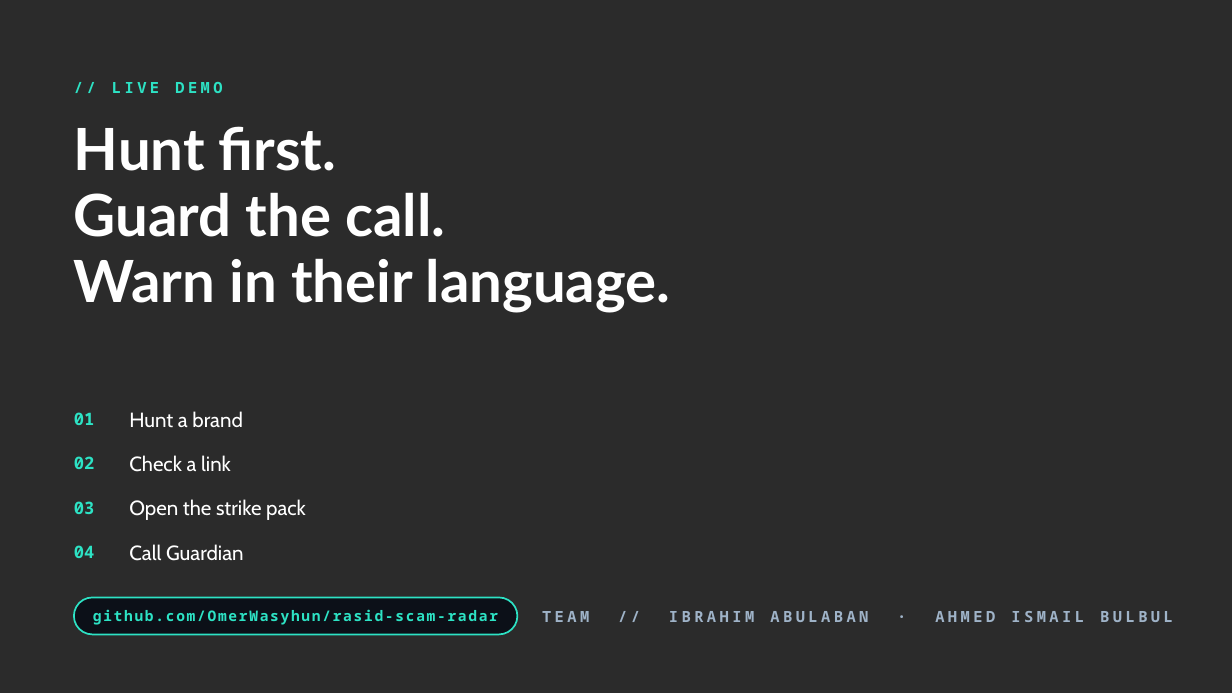
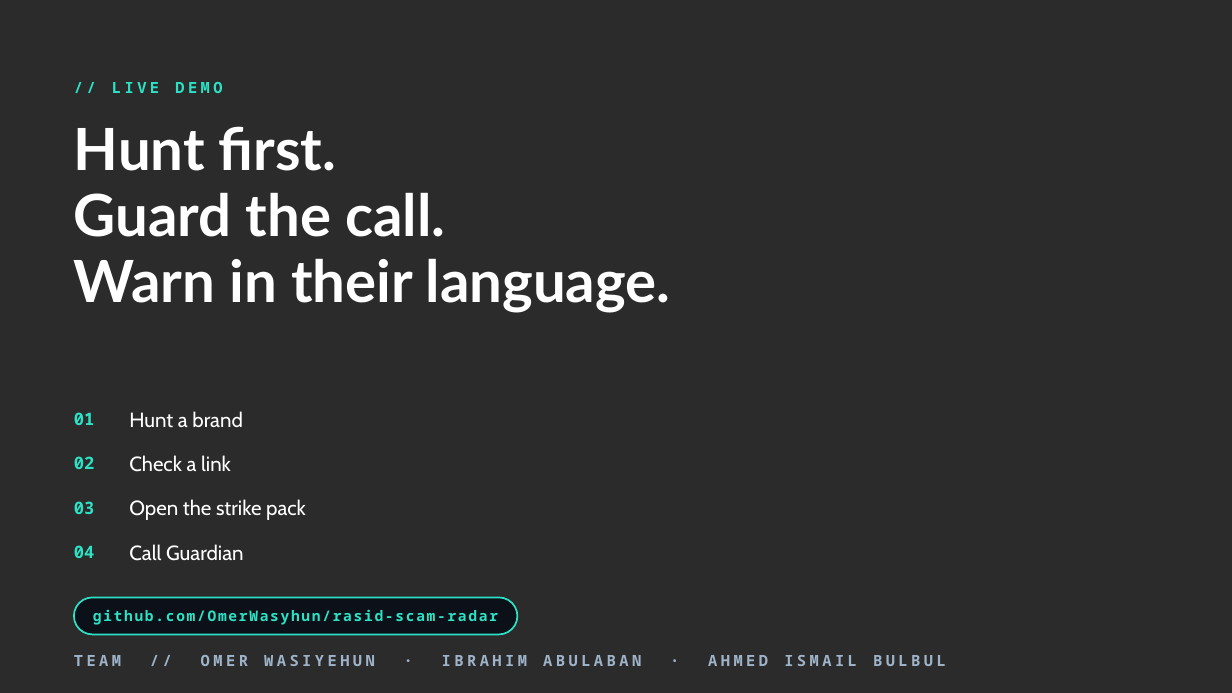
Before and after one commit to OmerWasyhun/rasid-scam-radar, a slide deck: slide 11 of RASID-ScamShield-pitch.pptx. Drawn at 1232x693 pixels with LibreOffice and Linux fonts; fonts in the diff are those of the drawing; background and template pictures are left out; a plain dark background stands for a picture behind light text. Boxes give left, top, right and bottom in pixels: in the first picture for what was removed or moved away, otherwise in the second. Text is boxed around its words. In the diff, an @@ line names an element or a change of style, - is before the commit and + after.

```diff
--- a/RASID-ScamShield-pitch.pptx
+++ b/RASID-ScamShield-pitch.pptx
@@ text at (x1=74, y1=655, x2=946, y2=666): text changed @@
-TEAM // IBRAHIM ABULABAN · AHMED ISMAIL BULBUL
+TEAM // OMER WASIYEHUN · IBRAHIM ABULABAN · AHMED ISMAIL BULBUL
```
Also in this commit, not shown: 1 other slide changed, 3 other files.
